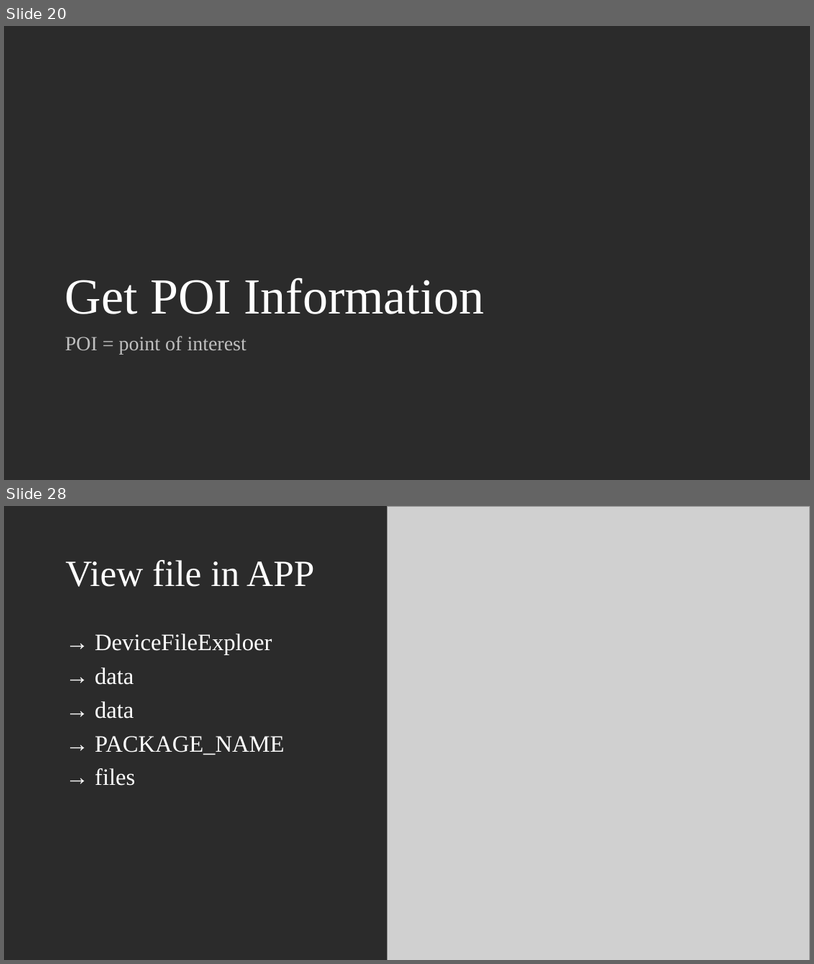
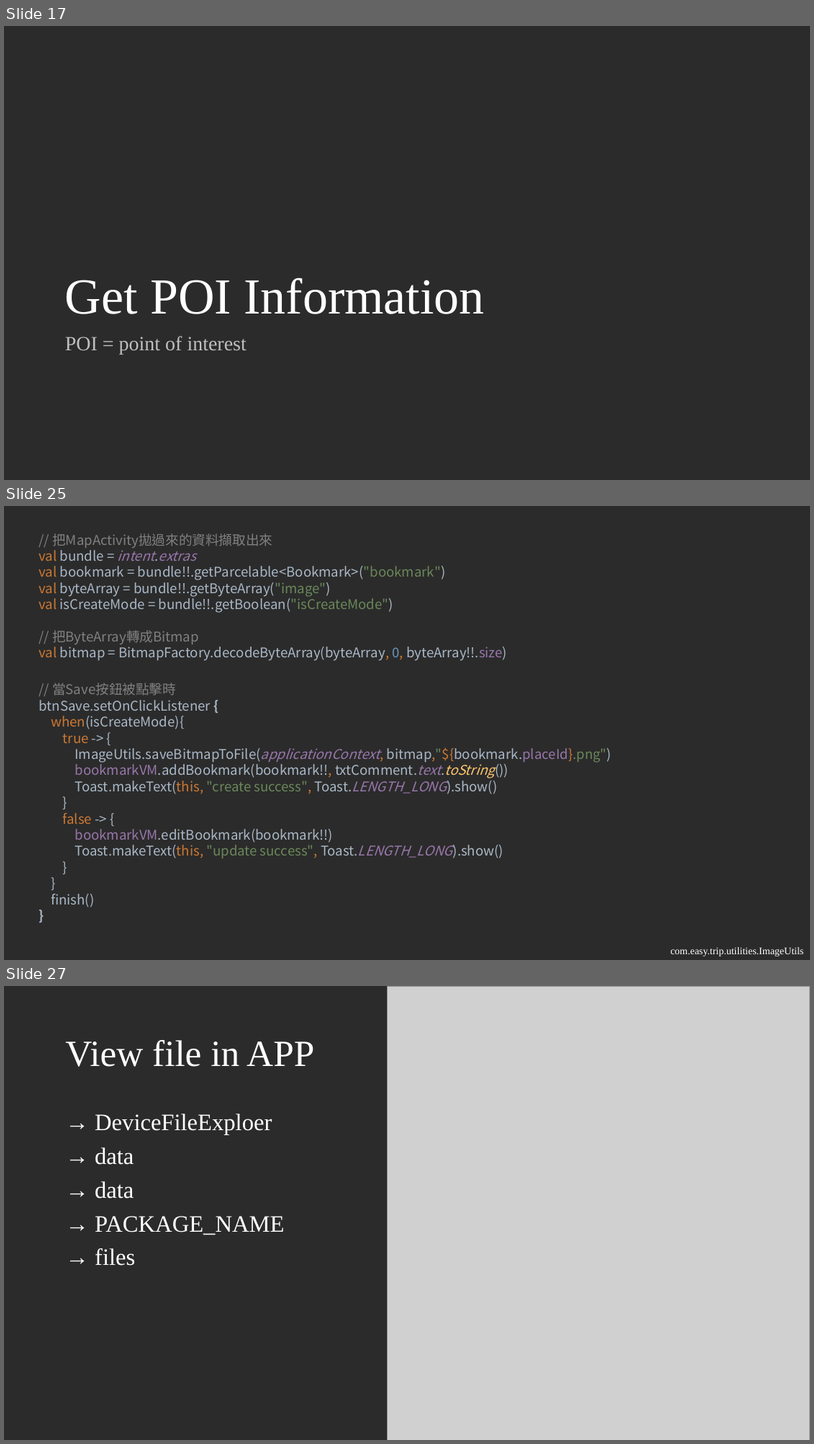
Before and after one commit to ao6swind/AndroidEasyTrip, a slide deck: doc/Create Map-Based Apps.pptx. Shown one above the other, each under a label of ours: slides 20 and 28 before the commit, slides 17, 25 and 27 after it; the slides between them are not shown. The pictures are 814x964 and 814x1444 pixels, drawn with LibreOffice and Linux fonts; fonts in the diff are those of the drawing; grey boxes stand for pictures. Boxes give left, top, right and bottom in pixels: in the first picture for what was removed or moved away, otherwise in the second. Text is boxed around its words. In the diff, an @@ line names an element or a change of style, - is before the commit and + after.

```diff
--- a/doc/Create Map-Based Apps.pptx
+++ b/doc/Create Map-Based Apps.pptx
@@ slide 25 added at bbox=[4, 506, 810, 960], background #2B2B2B @@
@@ text added at bbox=[39, 533, 507, 661], 16 pt, text #A9B7C6 @@
+// 把MapActivity拋過來的資料擷取出來
+val bundle = intent.extras
+val bookmark = bundle!!.getParcelable<Bookmark>("bookmark")
+val byteArray = bundle!!.getByteArray("image")
+val isCreateMode = bundle!!.getBoolean("isCreateMode")
+// 把ByteArray轉成Bitmap
+val bitmap = BitmapFactory.decodeByteArray(byteArray, 0, byteArray!!.size)
@@ text added at bbox=[39, 682, 612, 907], 16 pt, text #A9B7C6 @@
+// 當Save按鈕被點擊時
+btnSave.setOnClickListener {
+when(isCreateMode){
+true -> {
+ImageUtils.saveBitmapToFile(applicationContext, bitmap,"${bookmark.placeId}.png")
+bookmarkVM.addBookmark(bookmark!!, txtComment.text.toString())
+Toast.makeText(this, "create success", Toast.LENGTH_LONG).show()
+}
+false -> {
+bookmarkVM.editBookmark(bookmark!!)
+Toast.makeText(this, "update success", Toast.LENGTH_LONG).show()
+}
+}
+finish()
+}
@@ text added at bbox=[671, 947, 804, 956], 12 pt, text #FFFFFF @@
+com.easy.trip.utilities.ImageUtils
@@ what was slide 20 is now slide 17 @@
@@ what was slide 28 is now slide 27 @@
```
Also in this commit, not shown: 10 slides changed, 6 other slides added, 2 slides removed, 3 other files.
